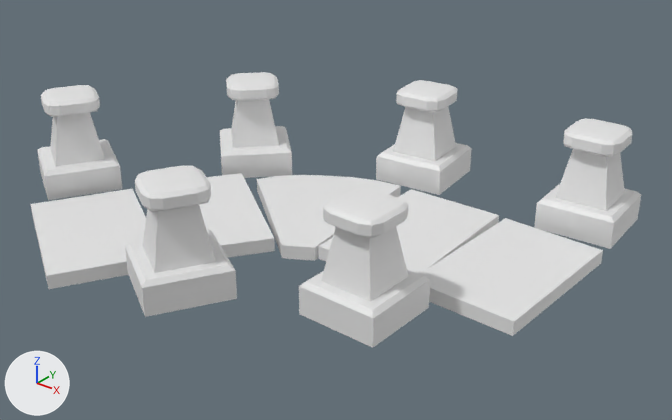
What one commit did to the FBX model Assets/Prefabs/Hex Tiles/Components/HEX_Decorations_Road_60.fbx.
Both versions are drawn from a 50 mm camera at (4.79, -5.73, 4.58) aimed at (0.39, -0.23, 1.18). Every picture has the same lights, and +X, +Y and +Z are marked at lower left. Where no turn or scale is listed for an object, it has been applied to the vertices.
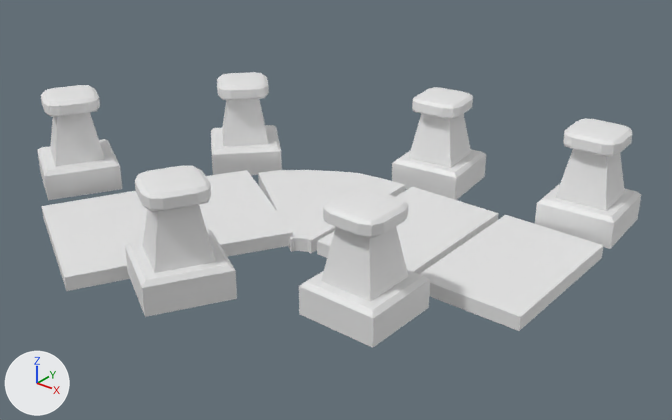
Where the newer file only moved an object's origin or applied its transform, the numbers keep the older frame.

What differs and where, as boxes (x1, y1, x2, y2) in the pictures (672 x 420 px):
'Cube.002', reshaped
    before: (420, 218, 603, 336)
    after: (420, 215, 604, 331)
'Cube.004', reshaped
    before: (31, 189, 146, 289)
    after: (42, 191, 147, 291)
'Cube.015', deleted
    before: (376, 80, 472, 195)
'Pillar 6', added
    after: (392, 87, 486, 200)
'Cube.000', reshaped, turned
    before: (257, 175, 401, 261)
    after: (258, 170, 406, 253)
'Cube.006', deleted
    before: (220, 72, 292, 178)
'Pillar 1', added
    after: (211, 72, 282, 175)
'Cube.008', reshaped
    before: (319, 189, 499, 274)
    after: (317, 187, 499, 274)
'Cube.012', reshaped
    before: (199, 173, 275, 257)
    after: (199, 170, 293, 257)

The change, as a list of edits to the scene's bpy script:
```text
Change me_cube_030:
    where me_cube_030.from_pydata(...)  # 8 vertices, 6 faces; spans x -85.0..115.0, y -177.0..23.0, z -539.0..-339.0
    used by ob_cube_004; location = (0.0, 0.0, 1.0); rotation_euler = (1.574, -0.00517, -0.524), in degrees (90, -0.3, -30); scale = (-0.00677, -0.000585, -0.00441)
    me_cube_030 part 4
    me_cube_030.vertices[0].co: (-85.0, -177.0, -339.0) -> (-93.0, -176.0, -311.0)
    me_cube_030.vertices[1].co: (-85.0, 23.0, -339.0) -> (-93.0, 24.0, -311.0)
    me_cube_030.vertices[2].co: (-85.0, -177.0, -539.0) -> (-96.0, -176.0, -511.0)  # pixel (46, 275) -> pixel (64, 277)
    me_cube_030.vertices[3].co: (-85.0, 23.0, -539.0) -> (-96.0, 24.0, -511.0)  # pixel (48, 289) -> pixel (66, 291)
    me_cube_030.vertices[4].co: (115.0, -177.0, -339.0) -> (107.0, -176.0, -320.0)  # pixel (132, 188) -> not seen
    me_cube_030.vertices[5].co: (115.0, 23.0, -339.0) -> (107.0, 24.0, -320.0)
    me_cube_030.vertices[6].co: (115.0, -177.0, -539.0) -> (104.0, -176.0, -519.0)  # pixel (30, 204) -> pixel (41, 206)
    me_cube_030.vertices[7].co: (115.0, 23.0, -539.0) -> (104.0, 24.0, -519.0)  # pixel (32, 216) -> pixel (43, 218)
Change me_cube_023:
    where me_cube_023.from_pydata(...)  # 8 vertices, 6 faces; spans x -108.0..92.0, y -176.0..24.0, z 130.0..330.0
    used by ob_cube_008; location = (0.0, 0.0, 1.0); rotation_euler = (1.571, 0.0, -1.538), in degrees (90, 0, -88); scale = (-0.00677, -0.000585, -0.00441)
    me_cube_023 part 1
    me_cube_023.vertices[0].co: (-108.0, -176.0, 330.0) -> (-104.0, -176.0, 316.0)
    me_cube_023.vertices[1].co: (-108.0, 24.0, 330.0) -> (-104.0, 24.0, 316.0)
    me_cube_023.vertices[2].co: (-108.0, -176.0, 130.0) -> (-100.0, -176.0, 116.0)  # pixel (318, 246) -> pixel (316, 241)
    me_cube_023.vertices[3].co: (-108.0, 24.0, 130.0) -> (-100.0, 24.0, 116.0)  # pixel (318, 259) -> pixel (317, 254)
    me_cube_023.vertices[4].co: (92.0, -176.0, 330.0) -> (96.0, -176.0, 326.0)  # pixel (499, 215) -> pixel (498, 213)
    me_cube_023.vertices[5].co: (92.0, 24.0, 330.0) -> (96.0, 24.0, 326.0)
    me_cube_023.vertices[6].co: (92.0, -176.0, 130.0) -> (100.0, -176.0, 126.0)  # pixel (411, 189) -> pixel (412, 186)
    me_cube_023.vertices[7].co: (92.0, 24.0, 130.0) -> (100.0, 24.0, 126.0)
Change me_cube_029:
    where me_cube_029.from_pydata(...)  # 8 vertices, 6 faces; spans x -106.0..94.0, y -220.0..-20.0, z -326.0..-126.0
    used by ob_cube_012; location = (0.0, 0.0, 1.0); rotation_euler = (1.571, 0.0, -0.612), in degrees (90, 0, -35); scale = (-0.00677, -0.000585, -0.00441)
    me_cube_029 part 5
    me_cube_029.vertices[0].co: (-106.0, -220.0, -126.0) -> (-98.0, -220.0, -89.0)  # pixel (274, 238) -> pixel (292, 232)
    me_cube_029.vertices[1].co: (-106.0, -20.0, -126.0) -> (-98.0, -20.0, -89.0)  # pixel (274, 251) -> not seen
    me_cube_029.vertices[2].co: (-106.0, -220.0, -326.0) -> (-107.0, -220.0, -289.0)
    me_cube_029.vertices[3].co: (-106.0, -20.0, -326.0) -> (-107.0, -20.0, -289.0)
    me_cube_029.vertices[4].co: (94.0, -220.0, -126.0) -> (102.0, -220.0, -112.0)  # pixel (241, 173) -> pixel (247, 170)
    me_cube_029.vertices[5].co: (94.0, -20.0, -126.0) -> (102.0, -20.0, -112.0)
    me_cube_029.vertices[6].co: (94.0, -220.0, -326.0) -> (92.0, -220.0, -312.0)
    me_cube_029.vertices[7].co: (94.0, -20.0, -326.0) -> (92.0, -20.0, -312.0)
Change me_cube_007:
    where me_cube_007.from_pydata(...)  # 8 vertices, 6 faces; spans x -97.0..103.0, y -176.0..24.0, z 337.0..537.0
    used by ob_cube_002; location = (0.0, 0.0, 1.0); rotation_euler = (1.571, 0.0, -1.6), in degrees (90, 0, -92); scale = (-0.00677, -0.000585, -0.00441)
    me_cube_007 part 3
    me_cube_007.vertices[0].co: (-97.0, -176.0, 537.0) -> (-85.0, -176.0, 538.0)  # pixel (514, 321) -> pixel (520, 316)
    me_cube_007.vertices[1].co: (-97.0, 24.0, 537.0) -> (-85.0, 24.0, 538.0)  # pixel (512, 336) -> pixel (519, 331)
    me_cube_007.vertices[2].co: (-97.0, -176.0, 337.0) -> (-89.0, -176.0, 338.0)
    me_cube_007.vertices[3].co: (-97.0, 24.0, 337.0) -> (-89.0, 24.0, 338.0)
    me_cube_007.vertices[4].co: (103.0, -176.0, 537.0) -> (115.0, -176.0, 529.0)  # pixel (603, 250) -> pixel (603, 245)
    me_cube_007.vertices[5].co: (103.0, 24.0, 537.0) -> (115.0, 24.0, 529.0)  # pixel (601, 263) -> pixel (601, 258)
    me_cube_007.vertices[6].co: (103.0, -176.0, 337.0) -> (111.0, -176.0, 329.0)  # pixel (505, 218) -> pixel (505, 214)
    me_cube_007.vertices[7].co: (103.0, 24.0, 337.0) -> (111.0, 24.0, 329.0)
Change me_cube_024:
    used by ob_cube_000; location = (0.0, 0.0, 1.0); rotation_euler = (1.571, 0.0, -1.047), in degrees (90, 0, -60); scale = (-0.00677, -0.000585, -0.00441)
    remove me_cube_024.from_pydata(...)  # 28 vertices, 26 faces; spans x -137.0..72.0, y -157.0..43.0, z -142.0..159.0
    add me_cube_024.from_pydata(...)  # 28 vertices, 26 faces; spans x -120.0..89.0, y -157.0..43.0, z -149.0..165.0
    me_cube_024 part 2: 28 of 28 vertices moved; they spanned x -137.0..72.0, y -157.0..43.0, z -142.0..159.0 and now span x -120.0..89.0, y -157.0..43.0, z -149.0..165.0; mean shift (17.0, 0.0, 3.0); largest move (-137.0, -157.0, -20.0) -> (-117.0, -157.0, -8.0)
Remove ob_cube_015:
    ob_cube_015 = bpy.data.objects.new('Cube.015', me_cube_034)
Remove ob_cube_006:
    ob_cube_006 = bpy.data.objects.new('Cube.006', me_cube_026)
Change ob_cube_000:
    ob_cube_000.rotation_euler: (1.571, 0.0, -1.047) -> (1.571, 0.0, -1.074)  # degrees (90, 0, -60) -> degrees (90, 0, -62)
Add ob_pillar_6:
    ob_pillar_6 = bpy.data.objects.new('Pillar 6', me_cube_034_1)  # 76 vertices, 74 faces; spans x 0.121..0.846, y 0.851..1.576, z -0.036..0.824; in mat_roadsegment (white #e7e7e7)
    ob_pillar_6.location = (0.0, 0.0, 1.0)
Add ob_pillar_1:
    ob_pillar_1 = bpy.data.objects.new('Pillar 1', me_cube_026_1)  # 76 vertices, 74 faces; spans x -1.675..-0.748, y -0.115..0.813, z -0.003..0.857; in mat_roadsegment (white #e7e7e7)
    ob_pillar_1.location = (0.0, 0.0, 1.0)
```
